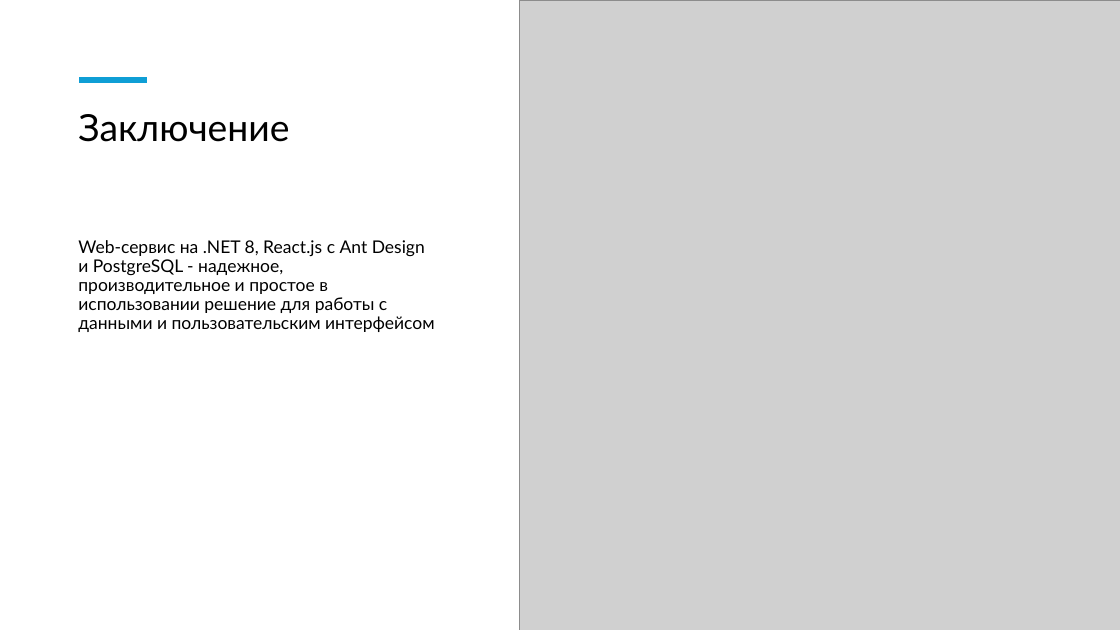
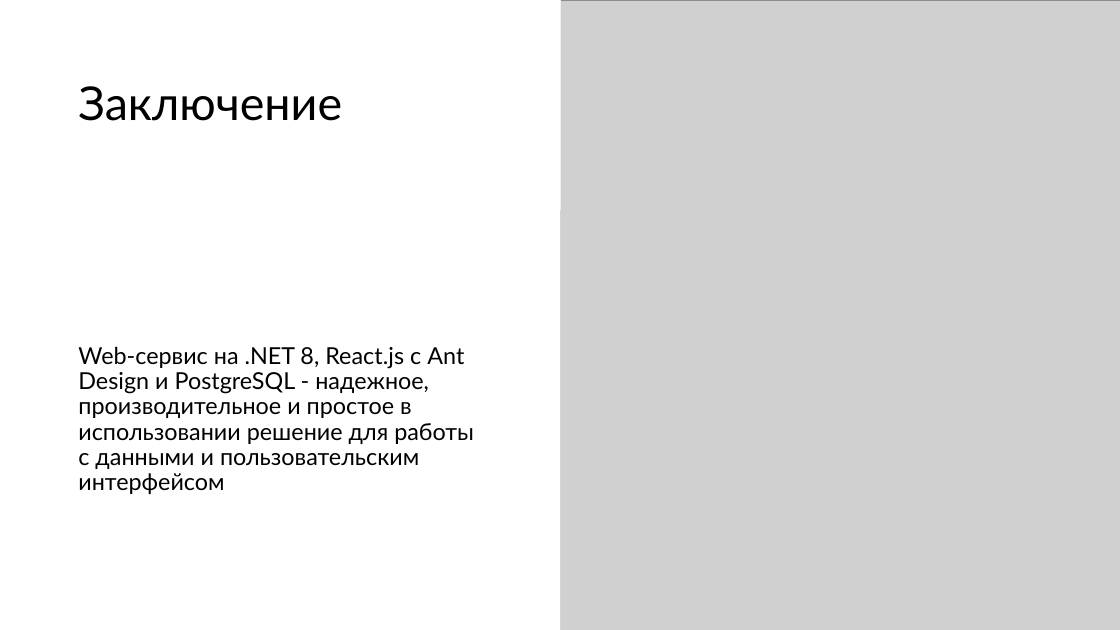
Before and after one commit to QuanticTeam/AtomSkills2024, a slide deck: slide 12 of docs/Презентация продукта.pptx (slide 15 before the commit). Drawn at 1120x630 pixels with LibreOffice and Linux fonts; fonts in the diff are those of the drawing; grey boxes stand for pictures. Boxes give left, top, right and bottom in pixels: in the first picture for what was removed or moved away, otherwise in the second. Text is boxed around its words. In the diff, an @@ line names an element or a change of style, - is before the commit and + after.

```diff
--- a/docs/Презентация продукта.pptx
+++ b/docs/Презентация продукта.pptx
@@ rectangle added at (0,0,560,630), fill #FFFFFF @@
@@ rectangle added at (0,0,560,210), fill #FFFFFF @@
@@ picture: place and size @@
-picture at (519,0,1120,630)
+picture at (560,0,1120,630)
@@ title "Заключение": place and size @@
-title "Заключение" at (78,114,289,142)
+title "Заключение" at (78,86,342,121)
@@ title "Заключение" at (78,86,342,121): size 32 to 40 pt; vertical alignment top to middle @@
@@ line removed from (80, 80) to (147, 80) @@
@@ text "Web-сервис на .NET 8, React.js ...": place and size @@
-text "Web-сервис на .NET 8, React.js ..." at (78,240,434,332)
+text "Web-сервис на .NET 8, React.js ..." at (78,346,474,494)
@@ text "Web-сервис на .NET 8, React.js ..." at (78,346,474,494): size 15 to 20 pt; vertical alignment top to middle @@
```
Also in this commit, not shown: 7 other slides changed, 3 slides added, 6 slides removed.
